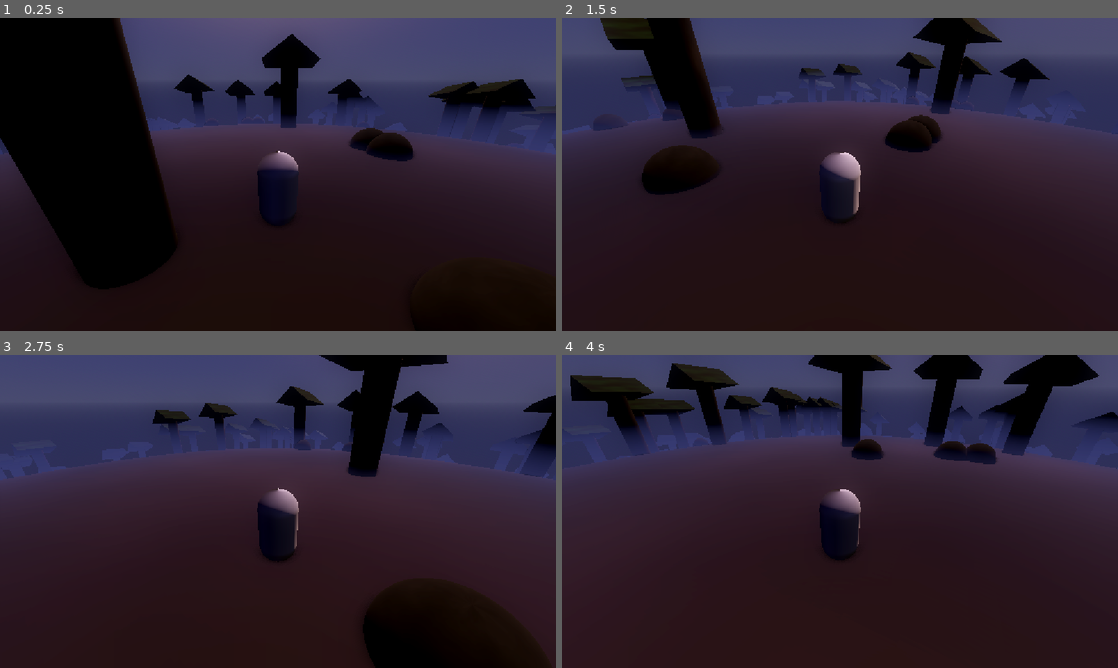
Above: before the commit, frames 1-4 (two rows, left to right).
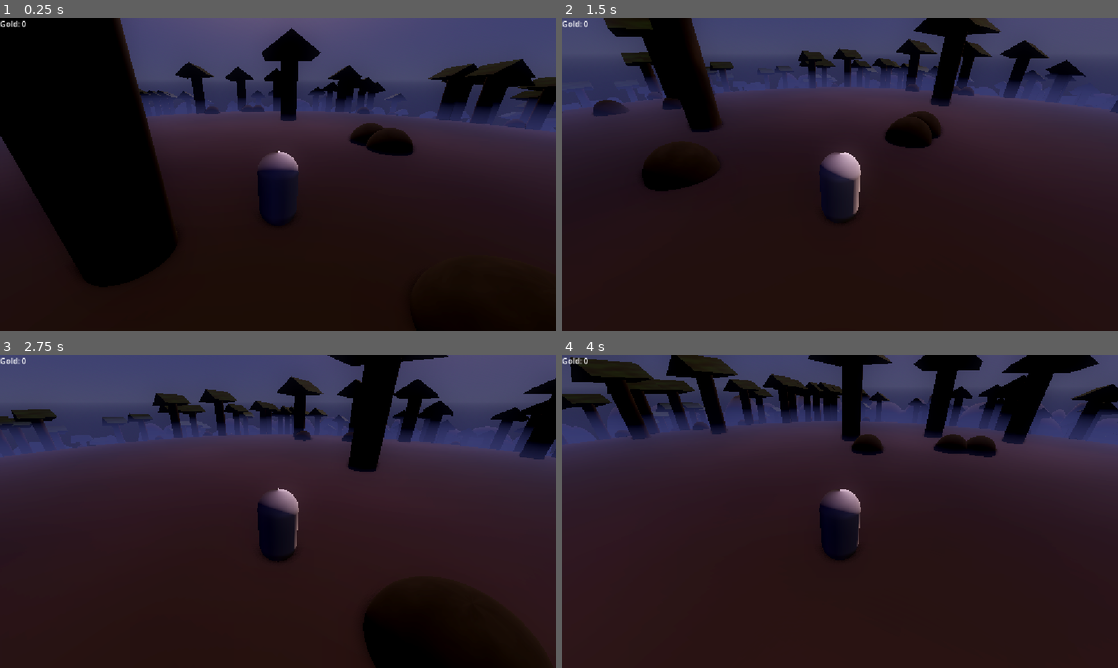
Above: after the commit, the same moments.

Repository: b00kworm4lyf3/ATLS4140-hide-and-seek
Game: Godot game, scene res://game.tscn
The game is run twice, just before and just after one commit, with the same random seed, the same clock (stepped at 60 frames per second) and the same inputs.
Inputs (mouse positions are in pixels of both pictures, inside the frame that each line leads up to):
- Up to frame 1 (0.25 s): no input
- Up to frame 2 (1.5 s): tap Enter at 0.5 s; move the mouse to (962, 158) at 0.52 s; press the mouse at (962, 158) at 0.53 s; hold D (move_right) 0.53-1.28 s; move the mouse to (812, 174) at 1.27 s; release the mouse at (812, 174) at 1.28 s; hold W (move_up) from 1.28 s (still down); click (812, 174) at 1.35 s
- Up to frame 3 (2.75 s): keep holding W (move_up); move the mouse to (289, 505) at 2.02 s; press the mouse at (289, 505) at 2.03 s
- Up to frame 4 (4 s): keep holding W (move_up); move the mouse to (834, 517) at 2.77 s; release the mouse at (834, 517) at 2.78 s; click (834, 517) at 2.85 s; move the mouse to (878, 514) at 3.52 s; press the mouse at (878, 514) at 3.53 s

The runs differ from the first frame. In frame 1, 7.8% of the frame differs, in the area x 0-100%, y 0-77%; in frame 2, 10%; in frame 3, 10%; in frame 4, 14%, in the area x 0-100%, y 0-42%.

Commit message:
catch faeries and get gold from them!

Diff:
--- /dev/null
+++ b/displayWallet.gd
@@ -0,0 +1,12 @@
+extends Label
+
+func _ready() -> void:
+    Wallet.changed.connect(_refresh)
+    _refresh()
+
+func _refresh() -> void:
+    var parts := ["Gold: %d" % Wallet.total_gold()]
+    var decayed := Wallet.all_decayed() #not sorted! could print in different order (TODO)
+    for kind in decayed:
+        parts.append("%s: %d" % [kind, decayed[kind]])
+    text = " ".join(parts)
--- /dev/null
+++ b/fairy.tscn
@@ -0,0 +1,24 @@
+[gd_scene format=3 uid="uid://sry83n6c758u"]
+
+[ext_resource type="Script" uid="uid://5cllchyeam0t" path="res://scripts/fairy.gd" id="1_1xv88"]
+[ext_resource type="Shader" uid="uid://ckh3oa2pvu031" path="res://shaders/ground.gdshader" id="1_bwnlq"]
+
+[sub_resource type="SphereMesh" id="SphereMesh_gmbx4"]
+
+[sub_resource type="ShaderMaterial" id="ShaderMaterial_oku8r"]
+render_priority = 0
+shader = ExtResource("1_bwnlq")
+shader_parameter/color = Vector4(0.8, 1, 0.1, 1)
+
+[sub_resource type="SphereShape3D" id="SphereShape3D_gmbx4"]
+
+[node name="fairy" type="CharacterBody3D" unique_id=1327273830]
+transform = Transform3D(0.5, 0, 0, 0, 0.5, 0, 0, 0, 0.5, 0, 0, 0)
+script = ExtResource("1_1xv88")
+
+[node name="MeshInstance3D" type="MeshInstance3D" parent="." unique_id=47090]
+mesh = SubResource("SphereMesh_gmbx4")
+surface_material_override/0 = SubResource("ShaderMaterial_oku8r")
+
+[node name="CollisionShape3D" type="CollisionShape3D" parent="." unique_id=288312299]
+shape = SubResource("SphereShape3D_gmbx4")
--- a/game.tscn
+++ b/game.tscn
@@ -3,6 +3,8 @@
 [ext_resource type="PackedScene" uid="uid://cq4om54yk6uqt" path="res://player.tscn" id="1_80nbo"]
 [ext_resource type="PackedScene" uid="uid://dry0c430u7cl5" path="res://test_ground.tscn" id="1_e2o6t"]
 [ext_resource type="Script" uid="uid://cewi8yt82ybbr" path="res://scripts/test_trees_and_rocks.gd" id="2_feb5d"]
+[ext_resource type="Script" uid="uid://cxlurx2bph22k" path="res://scripts/test_faeries.gd" id="4_fc0e3"]
+[ext_resource type="Script" uid="uid://brv58tacmebpt" path="res://displayWallet.gd" id="5_7jktm"]
 
 [sub_resource type="ProceduralSkyMaterial" id="ProceduralSkyMaterial_feb5d"]
 sky_top_color = Color(0.27953693, 0.29248175, 0.6494278, 1)
@@ -62,3 +64,13 @@
 transform = Transform3D(0.75, 0, 0, 0, 0.75, 0, 0, 0, 0.75, 0, 0, 0)
 script = ExtResource("2_feb5d")
 count = 150
+
+[node name="testFaeries" type="Node3D" parent="." unique_id=1076267197]
+script = ExtResource("4_fc0e3")
+
+[node name="CanvasLayer" type="CanvasLayer" parent="." unique_id=674860711]
+
+[node name="Label" type="Label" parent="CanvasLayer" unique_id=1312093603]
+offset_right = 40.0
+offset_bottom = 23.0
+script = ExtResource("5_7jktm")
--- a/player.tscn
+++ b/player.tscn
@@ -15,6 +15,10 @@
 [sub_resource type="CapsuleShape3D" id="CapsuleShape3D_gmbx4"]
 
 [sub_resource type="SphereShape3D" id="SphereShape3D_4flbx"]
+
+[sub_resource type="CylinderShape3D" id="CylinderShape3D_gmbx4"]
+height = 3.0
+radius = 2.5
 
 [node name="player" type="CharacterBody3D" unique_id=739547393]
 script = ExtResource("1_4flbx")
@@ -41,3 +45,9 @@
 
 [node name="Camera3D" type="Camera3D" parent="camPivot/SpringArm3D" unique_id=1776963885]
 unique_name_in_owner = true
+
+[node name="talkArea" type="Area3D" parent="." unique_id=8601871]
+unique_name_in_owner = true
+
+[node name="CollisionShape3D" type="CollisionShape3D" parent="talkArea" unique_id=1362019715]
+shape = SubResource("CylinderShape3D_gmbx4")
--- a/project.godot
+++ b/project.godot
@@ -14,6 +14,10 @@
 run/main_scene="uid://y861reemlveb"
 config/features=PackedStringArray("4.7", "Forward Plus")
 config/icon="res://icon.svg"
+
+[autoload]
+
+Wallet="*uid://k3xptrmljmjb"
 
 [display]
 
@@ -51,6 +55,13 @@
 , Object(InputEventKey,"resource_local_to_scene":false,"resource_name":"","device":-1,"window_id":0,"alt_pressed":false …(186 unchanged characters)…
 ]
 }
+talk={
+"deadzone": 0.2,
+"events": [Object(InputEventMouseButton,"resource_local_to_scene":false,"resource_name":"","device":-1,"window_id":0,"alt_pressed":false,"shift_pressed":false,"ctrl_pressed":false,"meta_pressed":false,"button_mask":0,"position":Vector2(0, 0),"global_position":Vector2(0, 0),"factor":1.0,"button_index":1,"canceled":false,"pressed":false,"double_click":false,"script":null)
+, Object(InputEventKey,"resource_local_to_scene":false,"resource_name":"","device":-1,"window_id":0,"alt_pressed":false,"shift_pressed":false,"ctrl_pressed":false,"meta_pressed":false,"pressed":false,"keycode":0,"physical_keycode":4194309,"key_label":0,"unicode":0,"location":0,"echo":false,"script":null)
+, Object(InputEventKey,"resource_local_to_scene":false,"resource_name":"","device":-1,"window_id":0,"alt_pressed":false,"shift_pressed":false,"ctrl_pressed":false,"meta_pressed":false,"pressed":false,"keycode":0,"physical_keycode":32,"key_label":0,"unicode":32,"location":0,"echo":false,"script":null)
+]
+}
 
 [physics]
 
@@ -64,5 +75,5 @@
 
 CURVE={
 "type": "float",
-"value": 0.01
+"value": 0.005
 }
--- /dev/null
+++ b/scripts/fairy.gd
@@ -0,0 +1,35 @@
+extends CharacterBody3D
+
+var move_speed := 0.0
+var bob_height := 0.0
+var bob_speed := 0.0
+
+var _target := Vector3.ZERO
+var _base_y := 0.0
+var _t := 0.0
+
+func _ready() -> void:
+	move_speed = randf_range(3.0, 5.0)
+	bob_height = randf_range(0.3, 0.5)
+	bob_speed = randf_range(2.0, 4.0)
+
+	add_to_group("faeries")
+	_base_y = position.y
+	_target = position
+
+func _process(delta: float) -> void:
+	_t += delta
+
+	#move
+	var flat := Vector2(position.x, position.z)
+	var goal := Vector2(_target.x, _target.z)
+	flat = flat.move_toward(goal, move_speed * delta)
+	position.x = flat.x
+	position.z = flat.y
+
+	#hover
+	position.y = _base_y + sin(_t*bob_speed)*bob_height
+
+func catch() -> void:
+	Wallet.add_coins(5, "stone") #TODO: Update when more fae types
+	_target = position + Vector3(randf_range(-8, 8), 0, randf_range(-8, 8)) #placeholder flee, rehide behind rock
--- a/scripts/player.gd
+++ b/scripts/player.gd
@@ -10,16 +10,24 @@
 
 var _cam_input_dir := Vector2.ZERO
 var _last_mvmt_dir := Vector3.FORWARD
+var _in_range: Array = []
 
 @onready var _cam_pivot: Node3D = %camPivot
 @onready var _cam: Camera3D = %Camera3D
 @onready var _skin: MeshInstance3D = %playerMesh
+@onready var _talkArea: Area3D = %talkArea
+
+func _ready() -> void:
+	_talkArea.body_entered.connect(_on_talk_entered)
+	_talkArea.body_exited.connect(_on_talk_exited)
 
 func _input(event: InputEvent) -> void:
 	if event.is_action_pressed("left_click"):
 		Input.mouse_mode = Input.MOUSE_MODE_CAPTURED
 	if event.is_action_pressed("ui_cancel"):
 		Input.mouse_mode = Input.MOUSE_MODE_VISIBLE
+	if event.is_action_pressed("talk") and not _in_range.is_empty():
+		_in_range[0].catch()
 
 func _unhandled_input(event: InputEvent) -> void:
 	var is_cam_motion := (
@@ -56,3 +64,10 @@
 	_skin.global_rotation.y = lerp_angle(_skin.rotation.y, target_angle, rot_speed * delta)
 
 	move_and_slide()
+
+func _on_talk_entered(body: Node) -> void:
+	if body.is_in_group("faeries"):
+		_in_range.append(body)
+
+func _on_talk_exited(body: Node) -> void:
+	_in_range.erase(body)
--- /dev/null
+++ b/scripts/test_faeries.gd
@@ -0,0 +1,13 @@
+extends Node3D
+
+@export var fae: PackedScene = preload("res://fairy.tscn")
+@export var count := 25
+@export var area := 50.0
+
+func _ready() -> void:
+    for i in count:
+        var pos = Vector3(randf_range(-area, area), randf_range(0, 1), randf_range(-area, area))
+        if pos.length() < area:
+            var f := fae.instantiate() as CharacterBody3D
+            f.position = pos
+            add_child(f)
--- a/scripts/test_trees_and_rocks.gd
+++ b/scripts/test_trees_and_rocks.gd
@@ -11,6 +11,7 @@
 		if pos.length() < area:
 			var t := tree.instantiate() as StaticBody3D
 			t.position = pos
+			t.add_to_group("trees")
 			add_child(t)
 
 		if i%2 == 0:
@@ -18,6 +19,7 @@
 			if pos.length() < area:
 				var r := rock.instantiate()
 				r.position = pos
+				r.add_to_group("rocks")
 				add_child(r)
 
 	var radVect = Vector3.FORWARD * area
@@ -29,4 +31,5 @@
 		r.position = radVect + Vector3(randf_range(-2,2), 0, randf_range(-2,2))
 		r.scale = s
 		radVect = radVect.rotated(Vector3.UP, ang)
+		r.add_to_group("wall")
 		add_child(r)
--- /dev/null
+++ b/scripts/wallet.gd
@@ -0,0 +1,44 @@
+extends Node
+
+signal changed
+
+var _coins: Array[Dictionary] = [] #{amount: int, born: int, kind: string}
+var _decayed: Dictionary = {} #{"type": amount}
+var life := 3000 #240000 #four minute decay time
+
+func _ready() -> void:
+    var t := Timer.new()
+    t.wait_time = 1.0
+    t.autostart = true
+    add_child(t)
+    t.timeout.connect(_on_decay_tick)
+
+func _on_decay_tick() -> void:
+    decay(life)
+
+func add_coins(amount: int, kind: String) -> void:
+    _coins.append({"amount": amount, "born": Time.get_ticks_msec(), "kind": kind})
+    changed.emit()
+
+#func spend_coins(cost: int) -> void:
+
+func decay(lifetime: int) -> void:
+    var now := Time.get_ticks_msec()
+    var did_change = false
+
+    while (not _coins.is_empty()) and ((now - _coins[0]["born"]) >= lifetime):
+        var coin = _coins.pop_front()
+        var k: String = coin["kind"]
+        _decayed[k] = _decayed.get(k, 0) + coin["amount"]
+        did_change = true
+
+    if did_change: changed.emit()
+
+func all_decayed() -> Dictionary:
+    return _decayed
+
+func total_gold() -> int:
+    var total := 0
+    for coin in _coins:
+        total += coin["amount"]
+    return total
Not shown, added: displayWallet.gd.uid
Not shown, added: scripts/fairy.gd.uid
Not shown, added: scripts/test_faeries.gd.uid
Not shown, added: scripts/wallet.gd.uid
Not shown, changed: README.md
